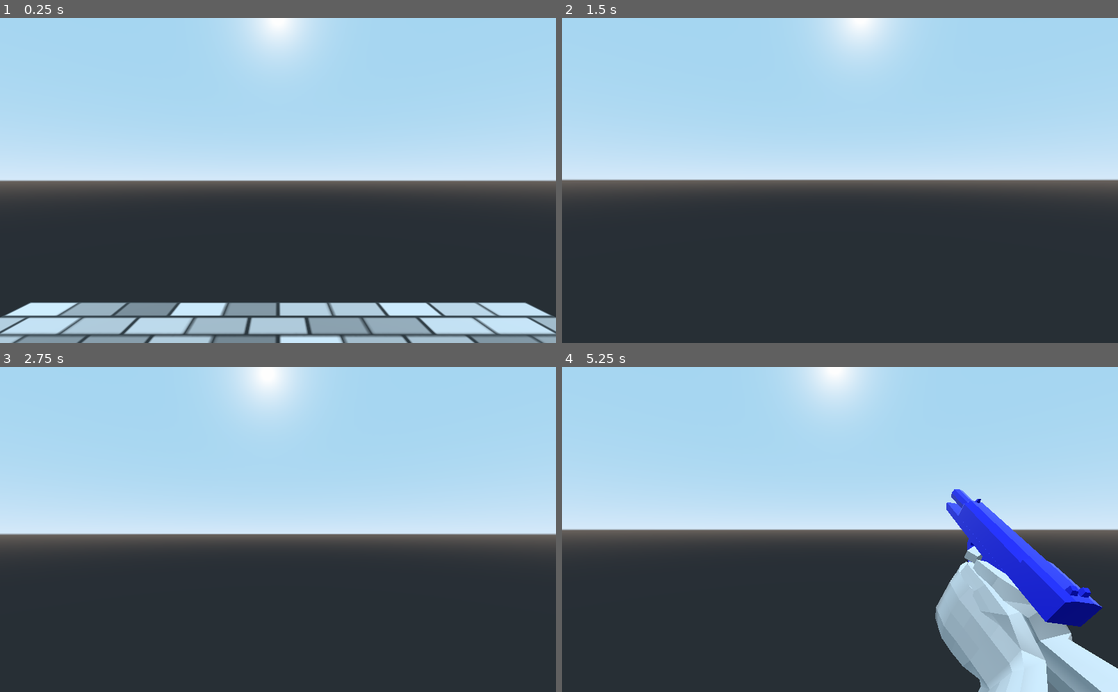
Above: before the commit, frames 1-4 (two rows, left to right).
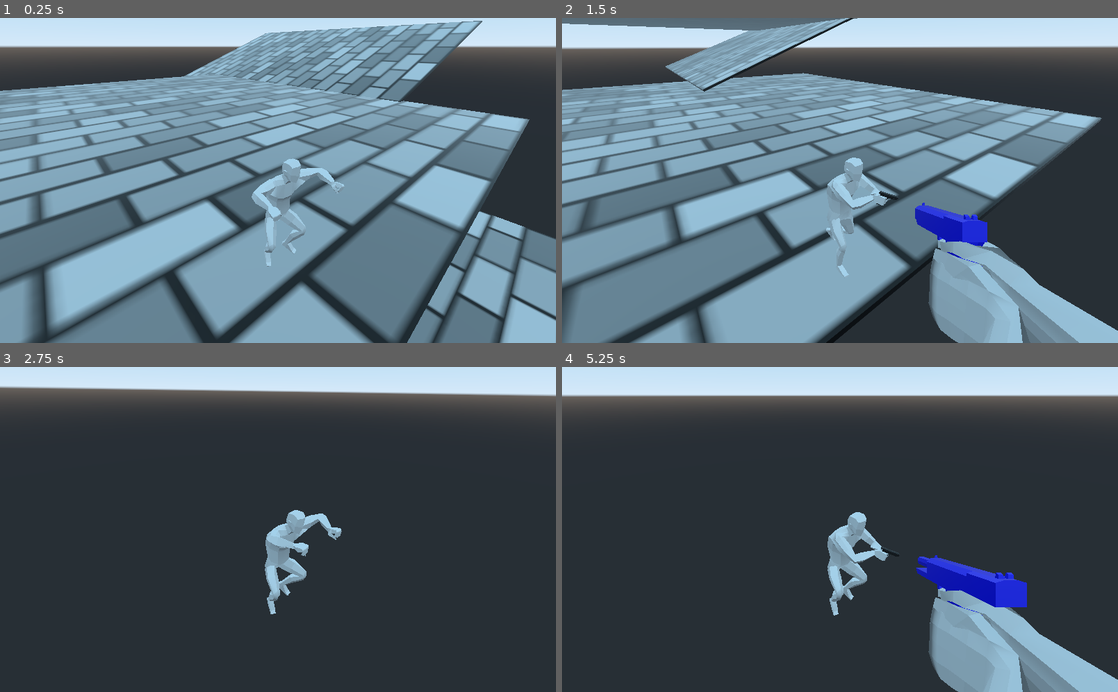
Above: after the commit, the same moments.

Repository: mahmtfs/godot_project_RSS
Game: Godot game, scene res://scenes/World.tscn
Same seed, same stepped clock (60 frames per second), same inputs: the game is played once before the commit and once after it.
Inputs (mouse positions are in pixels of both pictures, inside the frame that each line leads up to):
- Up to frame 1 (0.25 s): no input
- Up to frame 2 (1.5 s): move the mouse to (867, 180) at 0.52 s; hold W (game_forward) from 0.53 s (still down); click (867, 180) at 0.6 s; tap Space (game_jump) at 0.77 s; tap E (game_interact) at 0.8, 1.35 s; move the mouse to (812, 180) at 1.27 s
- Up to frame 3 (2.75 s): keep holding W (game_forward); tap Space (game_jump) at 1.52 s; tap G (game_drop, bound only after the commit) at 1.55, 2.1 s; move the mouse to (289, 523) at 2.02 s; tap 1 (game_slot_1, bound only after the commit) at 2.3 s
- Up to frame 4 (5.25 s): keep holding W (game_forward); move the mouse to (834, 536) at 2.77 s; tap 1 (game_slot_1, bound only after the commit) at 2.85 s; tap Space (game_jump) at 3.02, 3.77, 4.52 s; tap 2 (game_slot_2, bound only after the commit) at 3.05, 3.6 s; move the mouse to (878, 532) at 3.52 s; click (878, 532) at 3.8 s; tap R (game_reload) at 4.15 s; move the mouse to (795, 526) at 4.27 s; tap Ctrl (game_ctrl) at 4.35 s; tap E (game_interact) at 4.55 s; move the mouse to (845, 529) at 5.02 s; click (845, 529) at 5.1 s

The runs differ from the first frame. In frame 1, 92% of the frame differs, in the area x 0-100%, y 0-100%; in frame 2, 86%; in frame 3, 55%; in frame 4, 63%.

Commit message:
Added inventory prototype

Diff:
--- a/project.godot
+++ b/project.godot
@@ -7,16 +7,6 @@
 ;   param=value ; assign values to parameters
 
 config_version=4
-
-_global_script_classes=[ {
-"base": "Node",
-"class": "Weapon_Manager",
-"language": "GDScript",
-"path": "res://scripts/player/weapon_manager.gd"
-} ]
-_global_script_class_icons={
-"Weapon_Manager": ""
-}
 
 [application]
 
@@ -1141,6 +1131,21 @@
 "events": [ Object(InputEventKey,"resource_local_to_scene":false,"resource_name":"","device":0,"alt":false,"shift":false,"control":false,"meta":false,"command":false,"pressed":false,"scancode":0,"physical_scancode":16777238,"unicode":0,"echo":false,"script":null)
  ]
 }
+game_slot_1={
+"deadzone": 0.5,
+"events": [ Object(InputEventKey,"resource_local_to_scene":false,"resource_name":"","device":0,"alt":false,"shift":false,"control":false,"meta":false,"command":false,"pressed":false,"scancode":0,"physical_scancode":49,"unicode":0,"echo":false,"script":null)
+ ]
+}
+game_slot_2={
+"deadzone": 0.5,
+"events": [ Object(InputEventKey,"resource_local_to_scene":false,"resource_name":"","device":0,"alt":false,"shift":false,"control":false,"meta":false,"command":false,"pressed":false,"scancode":0,"physical_scancode":50,"unicode":0,"echo":false,"script":null)
+ ]
+}
+game_drop={
+"deadzone": 0.5,
+"events": [ Object(InputEventKey,"resource_local_to_scene":false,"resource_name":"","device":0,"alt":false,"shift":false,"control":false,"meta":false,"command":false,"pressed":false,"scancode":0,"physical_scancode":71,"unicode":0,"echo":false,"script":null)
+ ]
+}
 
 [physics]
 
--- a/scenes/World.tscn
+++ b/scenes/World.tscn
@@ -27,6 +27,7 @@
 
 [node name="DirectionalLight" type="DirectionalLight" parent="."]
 transform = Transform( 0.993294, -3.70031e-09, -0.115613, 0.107751, 0.362471, 0.925746, 0.0419064, -0.931995, 0.36004, 0, 16.0805, 0 )
+visible = false
 light_energy = 0.4
 light_size = 1.0
 light_bake_mode = 2
--- a/scenes/player.tscn
+++ b/scenes/player.tscn
@@ -18,6 +18,7 @@
 [ext_resource path="res://models/player_model/player/additional_animations/reloads/Pistol_Draw.anim" type="Animation" id=16]
 [ext_resource path="res://models/player_model/player/additional_animations/reloads/Pistol_Hold.anim" type="Animation" id=17]
 [ext_resource path="res://models/player_model/player/additional_animations/reloads/Pistol_Fire.anim" type="Animation" id=18]
+[ext_resource path="res://scripts/player/inventory_system.gd" type="Script" id=19]
 
 [sub_resource type="Skin" id=1]
 resource_name = "Skin"
@@ -156,7 +157,7 @@
 nodes/Weapon/node = SubResource( 111 )
 nodes/Weapon/position = Vector2( -80, 240 )
 nodes/output/position = Vector2( 826.667, 106.667 )
-node_connections = [ "output", 0, "TimeScale", "Blend2", 0, "Jump_Hop", "Blend2", 1, "Seek", "TimeScale", 0, "Blend2", "Seek", 0, "Weapon" ]
+node_connections = [ "output", 0, "TimeScale", "TimeScale", 0, "Blend2", "Blend2", 0, "Jump_Hop", "Blend2", 1, "Seek", "Seek", 0, "Weapon" ]
 
 [sub_resource type="AnimationNodeBlend2" id=107]
 filter_enabled = true
@@ -185,7 +186,7 @@
 nodes/Weapon/node = SubResource( 108 )
 nodes/Weapon/position = Vector2( -160, 160 )
 nodes/output/position = Vector2( 773.333, 80 )
-node_connections = [ "output", 0, "TimeScale", "Blend2", 0, "Idle", "Blend2", 1, "Seek", "TimeScale", 0, "Blend2", "Seek", 0, "Weapon" ]
+node_connections = [ "output", 0, "TimeScale", "TimeScale", 0, "Blend2", "Blend2", 0, "Idle", "Blend2", 1, "Seek", "Seek", 0, "Weapon" ]
 
 [sub_resource type="AnimationNodeBlend2" id=112]
 filter_enabled = true
@@ -218,7 +219,7 @@
 nodes/Weapon/node = SubResource( 114 )
 nodes/Weapon/position = Vector2( -133.333, 213.333 )
 nodes/output/position = Vector2( 746.667, 80 )
-node_connections = [ "output", 0, "TimeScale", "Blend2", 0, "Landing", "Blend2", 1, "Seek", "TimeScale", 0, "Blend2", "Seek", 0, "Weapon" ]
+node_connections = [ "output", 0, "TimeScale", "TimeScale", 0, "Blend2", "Blend2", 0, "Landing", "Blend2", 1, "Seek", "Seek", 0, "Weapon" ]
 
 [sub_resource type="AnimationNodeBlend2" id=115]
 filter_enabled = true
@@ -247,7 +248,7 @@
 nodes/Weapon/node = SubResource( 116 )
 nodes/Weapon/position = Vector2( -26.6667, 213.333 )
 nodes/output/position = Vector2( 666.667, 80 )
-node_connections = [ "output", 0, "TimeScale", "Blend2", 0, "Mid_Air", "Blend2", 1, "Seek", "TimeScale", 0, "Blend2", "Seek", 0, "Weapon" ]
+node_connections = [ "output", 0, "TimeScale", "TimeScale", 0, "Blend2", "Blend2", 0, "Mid_Air", "Blend2", 1, "Seek", "Seek", 0, "Weapon" ]
 
 [sub_resource type="AnimationNodeBlend2" id=117]
 filter_enabled = true
@@ -276,7 +277,7 @@
 nodes/Weapon/node = SubResource( 118 )
 nodes/Weapon/position = Vector2( 0, 240 )
 nodes/output/position = Vector2( 773.333, 80 )
-node_connections = [ "output", 0, "TimeScale", "Blend2", 0, "Sneaking", "Blend2", 1, "Seek", "TimeScale", 0, "Blend2", "Seek", 0, "Weapon" ]
+node_connections = [ "output", 0, "TimeScale", "TimeScale", 0, "Blend2", "Blend2", 0, "Sneaking", "Blend2", 1, "Seek", "Seek", 0, "Weapon" ]
 
 [sub_resource type="AnimationNodeBlend2" id=119]
 filter_enabled = true
@@ -305,7 +306,7 @@
 nodes/Weapon/node = SubResource( 120 )
 nodes/Weapon/position = Vector2( -26.6667, 240 )
 nodes/output/position = Vector2( 720, 106.667 )
-node_connections = [ "output", 0, "TimeScale", "Blend2", 0, "Sneaking_Back", "Blend2", 1, "Seek", "TimeScale", 0, "Blend2", "Seek", 0, "Weapon" ]
+node_connections = [ "output", 0, "TimeScale", "TimeScale", 0, "Blend2", "Blend2", 0, "Sneaking_Back", "Blend2", 1, "Seek", "Seek", 0, "Weapon" ]
 
 [sub_resource type="AnimationNodeBlend2" id=121]
 filter_enabled = true
@@ -334,7 +335,7 @@
 nodes/Weapon/node = SubResource( 122 )
 nodes/Weapon/position = Vector2( -186.667, 213.333 )
 nodes/output/position = Vector2( 533.333, 133.333 )
-node_connections = [ "output", 0, "TimeScale", "Blend2", 0, "Walking", "Blend2", 1, "Seek", "TimeScale", 0, "Blend2", "Seek", 0, "Weapon" ]
+node_connections = [ "output", 0, "TimeScale", "TimeScale", 0, "Blend2", "Blend2", 0, "Walking", "Blend2", 1, "Seek", "Seek", 0, "Weapon" ]
 
 [sub_resource type="AnimationNodeBlend2" id=123]
 filter_enabled = true
@@ -363,7 +364,7 @@
 nodes/Weapon/node = SubResource( 124 )
 nodes/Weapon/position = Vector2( -240, 293.333 )
 nodes/output/position = Vector2( 613.333, 160 )
-node_connections = [ "output", 0, "TimeScale", "Blend2", 0, "Walking_Back", "Blend2", 1, "Seek", "TimeScale", 0, "Blend2", "Seek", 0, "Weapon" ]
+node_connections = [ "output", 0, "TimeScale", "TimeScale", 0, "Blend2", "Blend2", 0, "Walking_Back", "Blend2", 1, "Seek", "Seek", 0, "Weapon" ]
 
 [sub_resource type="AnimationNodeStateMachineTransition" id=46]
 xfade_time = 0.3
@@ -660,7 +661,6 @@
 bones/32/bound_children = [  ]
 
 [node name="Body" type="MeshInstance" parent="PlayerSkeleton/Skeleton"]
-layers = 2
 mesh = ExtResource( 1 )
 skin = SubResource( 1 )
 material/0 = null
@@ -669,7 +669,7 @@
 transform = Transform( 1, 0, 0, 0, 1, 0, 0, 0, 1, 0, 1.78211, 0 )
 
 [node name="Weapon" type="BoneAttachment" parent="PlayerSkeleton/Skeleton"]
-transform = Transform( -0.916526, 0.289962, -0.275506, -0.146612, -0.884413, -0.443081, -0.372137, -0.365703, 0.853098, 0.497961, 1.46875, 0.0765771 )
+transform = Transform( -0.916471, 0.290006, -0.275642, -0.146842, -0.884654, -0.442522, -0.372182, -0.365083, 0.853344, 0.482394, 1.46837, 0.0978123 )
 bone_name = "hand_r"
 
 [node name="AnimationPlayer" type="AnimationPlayer" parent="."]
@@ -729,7 +729,7 @@
 transform = Transform( 1, 0, 0, 0, 1, 0, 0, 0, 1, 0, 2.32431, -0.68462 )
 
 [node name="Camera" type="Camera" parent="Head"]
-cull_mask = 1048573
+transform = Transform( -0.73631, -0.338322, 0.585992, 0, 0.866025, 0.5, -0.676645, 0.368155, -0.637663, 2.5427, 1.83862, -2.03009 )
 
 [node name="BodyTarget" type="Spatial" parent="."]
 transform = Transform( 1, 0, 0, 0, 1, 0, 0, 0, 1, 0, 0.791369, -0.94389 )
@@ -740,4 +740,7 @@
 
 [node name="Timer" type="Timer" parent="Weapon_Manager"]
 
+[node name="Inventory" type="Node" parent="."]
+script = ExtResource( 19 )
+
 [connection signal="timeout" from="Weapon_Manager/Timer" to="Weapon_Manager" method="timer_timeout"]
--- /dev/null
+++ b/scripts/player/inventory_system.gd
@@ -0,0 +1,77 @@
+extends Node
+
+onready var slots = [null, null]
+onready var weapon_manager = get_node("/root/Main/player/Weapon_Manager")
+onready var weapon_pos = get_node("/root/Main/player/PlayerSkeleton/Skeleton/Weapon")
+onready var player_node = get_parent()
+
+var current_slot_pos = 0
+
+
+func inventory_handle():
+		#print("ooga")
+	if Input.is_action_just_pressed("game_slot_1"):
+		current_slot_pos = 0
+		if weapon_pos.get_children():
+			var to_del = weapon_pos.get_child(0)
+			weapon_pos.remove_child(to_del)
+			to_del = player_node.camera.get_child(0)
+			player_node.camera.remove_child(to_del)
+		if slots[current_slot_pos]:
+			var weapon = "Pistol"
+			var weapon_node = load("res://scenes/%s.tscn" % weapon).instance()
+			var fps_hands = load("res://scenes/%s_reload.tscn" % weapon).instance()
+			weapon_pos.add_child(weapon_node)
+			fps_hands.get_node("AnimationPlayer").current_animation = "BasePose"
+			player_node.camera.add_child(fps_hands)
+	if Input.is_action_just_pressed("game_slot_2"):
+		current_slot_pos = 1
+		if weapon_pos.get_children():
+			var to_del = weapon_pos.get_child(0)
+			weapon_pos.remove_child(to_del)
+			to_del = player_node.camera.get_child(0)
+			player_node.camera.remove_child(to_del)
+		if slots[current_slot_pos]:
+			var weapon = "Pistol"
+			var weapon_node = load("res://scenes/%s.tscn" % weapon).instance()
+			var fps_hands = load("res://scenes/%s_reload.tscn" % weapon).instance()
+			weapon_pos.add_child(weapon_node)
+			fps_hands.get_node("AnimationPlayer").current_animation = "BasePose"
+			player_node.camera.add_child(fps_hands)
+	var weapon = "Pistol" if slots[current_slot_pos] else ""
+	weapon_manager.weapon_handle(weapon)
+
+func add_weapon(weapon_instance):
+	if not slots[current_slot_pos]:
+		slots[current_slot_pos] = weapon_instance
+		var weapon = "Pistol"
+		var fps_hands = load("res://scenes/%s_reload.tscn" % weapon).instance()
+		var weapon_node = load("res://scenes/%s.tscn" % weapon).instance()
+		weapon_pos.add_child(weapon_node)
+		fps_hands.get_node("AnimationPlayer").current_animation = "BasePose"
+		player_node.camera.add_child(fps_hands)
+		print(slots)
+	elif not slots[(current_slot_pos + 1) % 2]:
+		slots[(current_slot_pos + 1) % 2] = weapon_instance
+		print(slots)
+	"""
+	for i in range(slots.size()):
+		if not slots[i]:
+			slots[i] = weapon_instance
+			ind = i
+			break
+
+	if current_slot_pos == ind:
+		var weapon = "Pistol"
+		var weapon_node = load("res://scenes/%s.tscn" % weapon).instance()
+		weapon_pos.add_child(weapon_node)
+	"""
+
+func drop_weapon():
+	if slots[current_slot_pos]:
+		var to_del = weapon_pos.get_child(0)
+		weapon_pos.remove_child(to_del)
+		to_del = player_node.camera.get_child(0)
+		player_node.camera.remove_child(to_del)
+		slots[current_slot_pos] = null
+		print(slots)
--- a/scripts/player/player_control.gd
+++ b/scripts/player/player_control.gd
@@ -15,12 +15,11 @@
 onready var back_pressed = false
 onready var snap_vector = Vector3.ZERO
 onready var x_pivot = get_node(chest_pivot)
-onready var weapon_pos = get_node("PlayerSkeleton/Skeleton/Weapon")
+#onready var weapon_pos = get_node("PlayerSkeleton/Skeleton/Weapon")
 
 # Weapon Manager
-onready var weapon_manager = get_node("Weapon_Manager")
-onready var weapon = ""
-onready var armed = false
+#onready var weapon_manager = get_node("Weapon_Manager")
+onready var inventory = get_node("Inventory")
 
 # Movement
 var velocity = Vector3.ZERO
@@ -134,14 +133,12 @@
 	var target_position  = target.transform.origin
 	var new_transform = player.transform.looking_at(target_position, Vector3.UP)
 	player.transform  = player.transform.interpolate_with(new_transform, interpolation_speed * delta)
-	#player.look_at(self.get_transform().origin + dir, Vector3.UP)
 
 	var bones = get_node(skeleton)
 	var spine_transform = bones.get_bone_global_pose_no_override(spine_bone_id)
 	var spine_parent_id = bones.get_bone_parent(spine_bone_id)
 	var spine_parent_transform = bones.get_bone_global_pose_no_override(spine_parent_id)
-	#var axis = x_pivot.transform.basis.z.normalized().cross(head.transform.basis.z.normalized())
-	#spine_transform = spine_transform.rotated(axis.normalized(), x_pivot.transform.basis.z.signed_angle_to(head.transform.basis.z, axis))
+
 	spine_transform = spine_transform.rotated(Vector3.RIGHT, x_pivot.transform.basis.z.signed_angle_to(head.transform.basis.z, Vector3.RIGHT))
 	spine_transform.origin = spine_parent_transform.origin
 	spine_transform.origin.y += spine_offset
@@ -150,11 +147,22 @@
 	spine_transform = spine_transform.rotated(Vector3.UP, player.get_global_transform().basis.z.signed_angle_to(self.transform.basis.z, Vector3.UP))
 	spine_transform.origin.x = spine_parent_transform.origin.x
 	bones.set_bone_global_pose_override(spine_bone_id, spine_transform, 1.0, true)
-	#print(x_pivot.transform.basis.z.signed_angle_to(head.transform.basis.z, axis.normalized()))
-	#print(player.get_global_transform().basis.z.signed_angle_to(head.get_global_transform().basis.z, x_pivot.get_global_transform().basis.x.normalized()))
 
 	#Weapon equip
 	if Input.is_action_just_pressed("game_interact"):
+		#var fps_hands = load("res://scenes/Pistol_reload.tscn").instance()
+		var weapon_node = load("res://scenes/Pistol.tscn").instance()
+		inventory.add_weapon(weapon_node)
+		#fps_hands.get_node("AnimationPlayer").current_animation = "BasePose"
+		#camera.add_child(fps_hands)
+	if Input.is_action_just_pressed("game_drop"):
+		inventory.drop_weapon()
+		#var child_to_delete = camera.get_child(0)
+		#camera.remove_child(child_to_delete)
+		#weapon_pos.remove_child(child_to_delete)
+
+	inventory.inventory_handle()
+	"""
 		var weapon_node = load("res://scenes/Pistol.tscn").instance()
 		var fps_hands = load("res://scenes/Pistol_reload.tscn").instance()
 		if armed:
@@ -172,7 +180,7 @@
 			fps_hands.get_node("AnimationPlayer").current_animation = "BasePose"
 
 	weapon_manager.weapon_handle()
-
+	"""
 func _input(event):
 	if event is InputEventMouseMotion:
 		# Rotates the view vertically
--- a/scripts/player/weapon_manager.gd
+++ b/scripts/player/weapon_manager.gd
@@ -1,5 +1,4 @@
 extends Node
-class_name Weapon_Manager
 
 export var weapon_node: NodePath
 
@@ -8,7 +7,7 @@
 onready var timer = get_node("Timer")
 onready var reset = true
 onready var player_node = get_parent()
-#onready var weapon_vis_switch = get_node(weapon_node)
+
 
 var ammo = 10
 var elapsed = 0.0
@@ -17,6 +16,7 @@
 var prev_anim = ""
 var cur_animation = ""
 var fired = false
+var weapon = ""
 
 func _back_to_hold():
 	var anim_ref = player_node.anim
@@ -24,7 +24,7 @@
 	var playback = anim_ref[player_node.playback]
 	var state = playback.get_current_node()
 	var anim_to_change = state_machine.get_node("%s" % state).get_node("Weapon")
-	var cur_animation = "%s_Hold" % player_node.weapon
+	var cur_animation = "%s_Hold" % weapon
 	var hands = player_node.camera.get_child(0)
 	if ammo:
 		hands.get_node("AnimationPlayer").current_animation = "BasePose"
@@ -34,18 +34,16 @@
 
 func start_timer(animationlength):
 	timer.set_wait_time(animationlength)
-	#timer.set_one_shot(true)
 	timer.start()
 
-func weapon_handle():
+func weapon_handle(weapon_name):
+	weapon = weapon_name
 	var anim_ref = player_node.anim
 	var state_machine = anim_ref.tree_root
 	var playback = anim_ref[player_node.playback]
 	var state = playback.get_current_node()
-	#timer.connect("timeout", self, "_on_Timer_timeout")
-	if player_node.weapon:
+	if weapon:
 		var hands = player_node.camera.get_child(0)
-		#weapon_vis_switch.visible = true
 		var anim_to_change = state_machine.get_node("%s" % state).get_node("Weapon")
 		if state != prev_anim:
 			if not reset:
@@ -65,35 +63,28 @@
 				hands.get_node("AnimationPlayer").current_animation = "Fire"
 
 			reset = false
-			cur_animation = "%s_Fire" % player_node.weapon
+			cur_animation = "%s_Fire" % weapon
 			anim_to_change.animation = cur_animation
 			animationlength = get_node(anim_ref.anim_player).get_animation(cur_animation).length
 			start_timer(animationlength)
 			ammo -= 1
-			#yield(get_tree().create_timer(animationlength * 2), "timeout")
-			#emit_signal("ready")
 		elif Input.is_action_just_pressed("game_reload") and reset and ammo < 10:
 			reset = false
 			if ammo:
 				hands.get_node("AnimationPlayer").current_animation = "Swap_Mag"
-				cur_animation = "%s_Swap_Mag" % player_node.weapon
+				cur_animation = "%s_Swap_Mag" % weapon
 				anim_to_change.animation = cur_animation
 				animationlength = get_node(anim_ref.anim_player).get_animation(cur_animation).length
 				start_timer(animationlength)
-				#yield(get_tree().create_timer(animationlength, true), "timeout")
-				#emit_signal("ready")
 			else:
 				hands.get_node("AnimationPlayer").current_animation = "Pull_Slide"
-				cur_animation = "%s_Pull_Slide" % player_node.weapon
+				cur_animation = "%s_Pull_Slide" % weapon
 				anim_to_change.animation = cur_animation
 				animationlength = get_node(anim_ref.anim_player).get_animation(cur_animation).length
 				start_timer(animationlength)
-				#yield(get_tree().create_timer(animationlength * 2), "timeout")
-				#emit_signal("ready")
 			ammo = 10
 		elif timer_once_reset and reset:
 			_back_to_hold()
-		#print(timer.time_left)
 		if reset:
 			anim_ref.set("parameters/%s/Seek/seek_position" % state,  -1)
 		else:
@@ -101,11 +92,9 @@
 		anim_ref.set("parameters/%s/Blend2/blend_amount" % state,  1)
 	else:
 		anim_ref.set("parameters/%s/Blend2/blend_amount" % state,  0)
-		#weapon_vis_switch.visible = false
 	prev_anim = state
 
 func timer_timeout():
 	timer_once_reset = true
 	reset = true
 	timer.stop()
-	#print("reset")
Not shown: 1 places in scenes/player.tscn that only renumber resources
